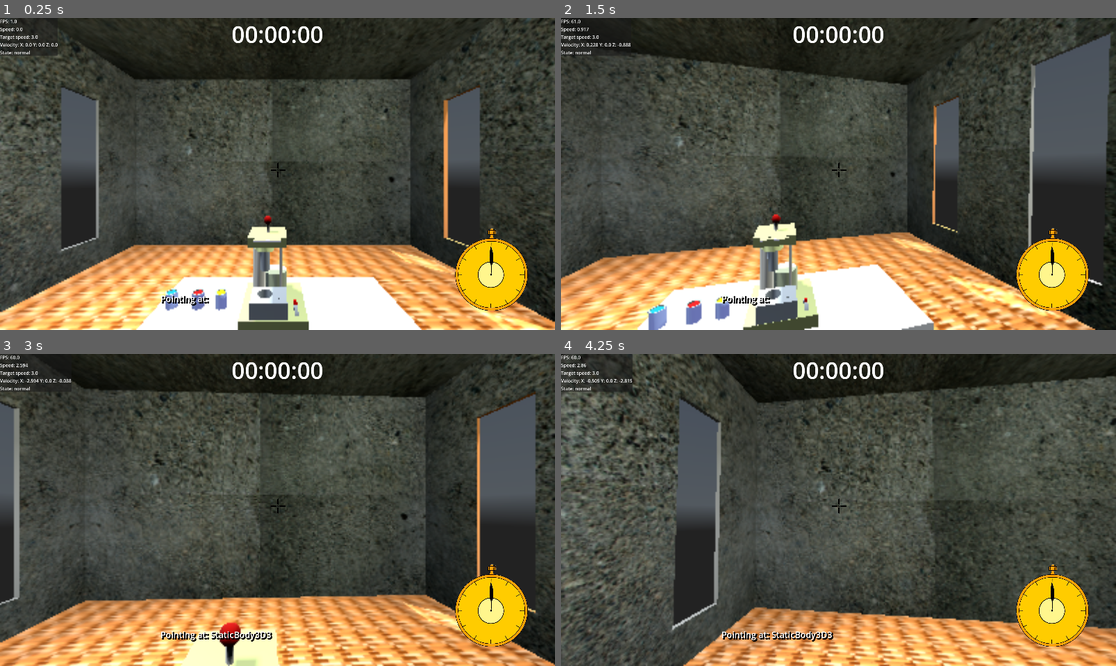
Above: before the commit, frames 1-4 (two rows, left to right).
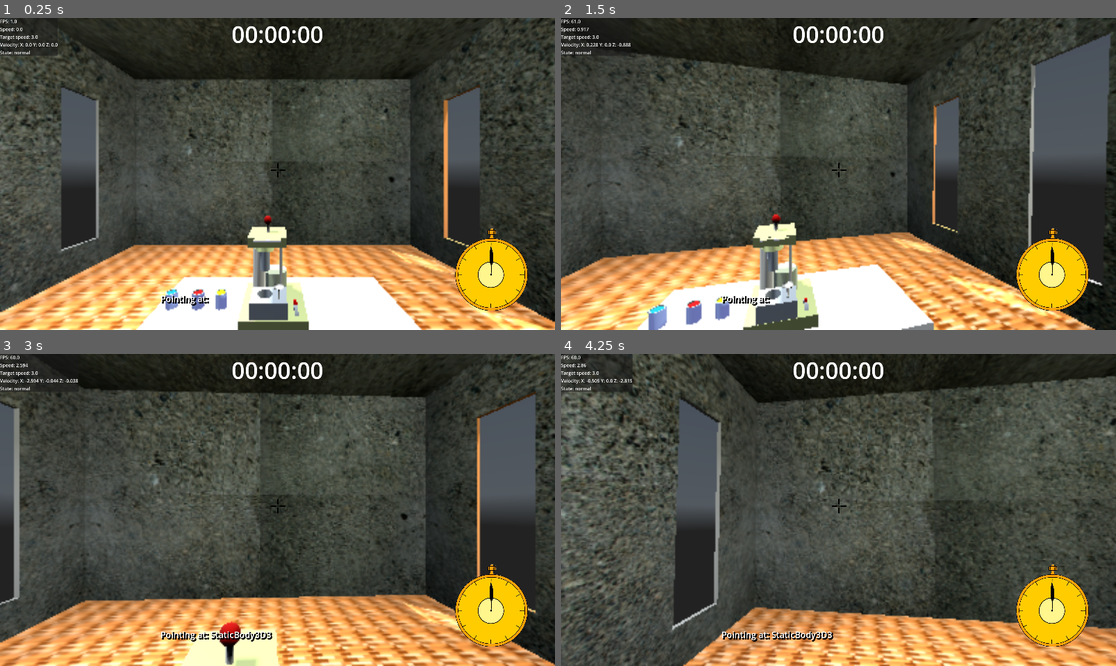
Above: after the commit, the same moments.

Repository: meyerAurelius/grant-proposal
Game: Godot game, scene res://main.tscn
Same seed, same stepped clock (60 frames per second), same inputs: the game is played once before the commit and once after it. A sky picture missing from this copy of the repository is replaced by a grey-blue gradient.
Inputs (mouse positions are in pixels of both pictures, inside the frame that each line leads up to):
- Up to frame 1 (0.25 s): no input
- Up to frame 2 (1.5 s): tap Enter (ui_accept) at 0.5, 0.77 s; move the mouse to (832, 180) at 0.52 s; hold W (key_up) from 0.53 s (still down); tap Shift (crouch) at 0.6 s; click (832, 180) at 0.67 s; move the mouse to (877, 177) at 1.27 s; click (877, 177) at 1.35 s
- Up to frame 3 (3 s): tap Enter (ui_accept) at 1.52 s; move the mouse to (233, 506) at 2.02 s; tap Q (look_left) at 2.1 s; click (233, 506) at 2.17 s; move the mouse to (283, 510) at 2.77 s; release W (key_up) at 2.78 s; hold A (key_left) from 2.78 s (still down); tap E (look_right) at 2.85 s; click (283, 510) at 2.92 s
- Up to frame 4 (4.25 s): tap Enter (ui_accept) at 3.02, 3.77 s; move the mouse to (816, 503) at 3.52 s; release A (key_left) at 3.53 s; hold W (key_up) from 3.53 s (still down); tap Ctrl (sprint) at 3.6 s; click (816, 503) at 3.67 s

The runs differ from the first frame. In frame 1, less than 0.1% of the frame differs, in the area x 49-52%, y 85-91%; in frame 2, less than 0.1%; in frame 3, less than 0.1%, in the area x 8-98%, y 8-100%; in frame 4, less than 0.1%.

Commit message:
I made a thermometer, it doesn't work in terms of animation quite yet but I will figuere out the math later

Diff:
--- a/virtual-lab/Textures/player/player.gd
+++ b/virtual-lab/Textures/player/player.gd
@@ -527,6 +527,19 @@
 					tween.parallel().tween_property($Head/Camera, "global_position", Vector3(0.02,2.891,0.718), 1)
 					tween.parallel().tween_property($Head/Camera, "global_rotation", Vector3(0,0,0), 0.75)
 
+				if(collider.name == "Thermometer"):
+					Input.mouse_mode = Input.MOUSE_MODE_VISIBLE
+
+					# $'../CanvasLayer/PullStick'.visible = true
+					tween = create_tween()
+					enter_stop_state()
+					camera_posOG = $Head/Camera.global_position
+					print(camera_posOG)
+					camera_rotOG = $Head/Camera.global_rotation
+					tween = create_tween()
+					tween.parallel().tween_property($Head/Camera, "global_position", Vector3(0.198,2.237,0.5), 1)
+					tween.parallel().tween_property($Head/Camera, "global_rotation", Vector3(deg_to_rad(-90),0,0), 0.75)
+
 				if(collider.name == "BentoniteSlurry"):
 					Input.mouse_mode = Input.MOUSE_MODE_VISIBLE
 					selectedFluid = 1
--- a/virtual-lab/main.tscn
+++ b/virtual-lab/main.tscn
@@ -20,6 +20,8 @@
 [ext_resource type="PackedScene" uid="uid://dex1r8ty853ba" path="res://control_menu/fluid_selection_menu.tscn" id="12_w48qg"]
 [ext_resource type="Material" uid="uid://dbk27qk2i82pt" path="res://Textures/Materials/Ketchput.tres" id="13_ycdy4"]
 [ext_resource type="Script" uid="uid://bpjjybxkjbylt" path="res://FluidSampleAnimation.gd" id="14_vivmo"]
+[ext_resource type="Texture2D" uid="uid://2pbpn8siiqhd" path="res://Textures/Thermometer/Thermomter face right size.png" id="21_ryguw"]
+[ext_resource type="Texture2D" uid="uid://dy15wmrai1vph" path="res://Textures/Thermometer/Thermometer hand.png" id="22_d13ii"]
 
 [sub_resource type="StandardMaterial3D" id="StandardMaterial3D_ig7tw"]
 albedo_color = Color(0.874737, 0.874737, 0.874737, 1)
@@ -304,6 +306,36 @@
 "vertex_data": PackedByteArray("wJFNvM3tub0AAAAAdX6Qvc3tub2gdxq9UF6Xvc3tub2gy/q8wJFNvM3tub0AAAAAUF6Xvc3tub2gy/q8/cicvc3 …(15275 unchanged characters)…
 }]
 
+[sub_resource type="CylinderMesh" id="CylinderMesh_1u8w0"]
+material = ExtResource("2_0xm2m")
+top_radius = 0.015
+bottom_radius = 0.001
+height = 0.3
+radial_segments = 128
+
+[sub_resource type="StandardMaterial3D" id="StandardMaterial3D_0odxb"]
+albedo_color = Color(0.03529412, 0.03529412, 0.03529412, 1)
+albedo_texture_force_srgb = true
+
+[sub_resource type="StandardMaterial3D" id="StandardMaterial3D_lswn8"]
+transparency = 1
+albedo_texture = ExtResource("21_ryguw")
+
+[sub_resource type="QuadMesh" id="QuadMesh_a6jrf"]
+material = SubResource("StandardMaterial3D_lswn8")
+size = Vector2(0.155, 0.155)
+
+[sub_resource type="StandardMaterial3D" id="StandardMaterial3D_xuqvo"]
+transparency = 1
+albedo_texture = ExtResource("22_d13ii")
+
+[sub_resource type="QuadMesh" id="QuadMesh_qsp4k"]
+material = SubResource("StandardMaterial3D_xuqvo")
+size = Vector2(0.3, 0.3)
+
+[sub_resource type="BoxShape3D" id="BoxShape3D_ryguw"]
+size = Vector3(0.15, 0.25, 0.15)
+
 [node name="Node3D" type="Node3D"]
 
 [node name="Table" type="StaticBody3D" parent="."]
@@ -681,3 +713,31 @@
 height = 0.2
 sides = 64
 material = SubResource("StandardMaterial3D_vivmo")
+
+[node name="Camera3D" type="Camera3D" parent="."]
+transform = Transform3D(1, 0, 0, 0, -4.371139e-08, 1, 0, -1, -4.371139e-08, 0.19803047, 2.2365565, 0.50042593)
+
+[node name="Thermometer" type="MeshInstance3D" parent="."]
+transform = Transform3D(1, 0, 0, 0, 1, 0, 0, 0, 1, 0.19803047, 1.8965566, 0.50042593)
+mesh = SubResource("CylinderMesh_1u8w0")
+
+[node name="CSGCylinder3D" type="CSGCylinder3D" parent="Thermometer"]
+transform = Transform3D(1, 0, 0, 0, 1, 0, 0, 0, 1, 0, 0.15914416, 0)
+radius = 0.075
+height = 0.015
+sides = 64
+material = SubResource("StandardMaterial3D_0odxb")
+
+[node name="MeshInstance3D" type="MeshInstance3D" parent="Thermometer"]
+transform = Transform3D(1, 0, 0, 0, -4.371139e-08, 1, 0, -1, -4.371139e-08, 0.0002156496, 0.16692185, 0.0025877953)
+mesh = SubResource("QuadMesh_a6jrf")
+
+[node name="ThermometerHead" type="MeshInstance3D" parent="Thermometer"]
+transform = Transform3D(1, 0, 0, 0, -4.371139e-08, 10, 0, -1, -4.371139e-07, 0, 0.16964436, 0)
+mesh = SubResource("QuadMesh_qsp4k")
+
+[node name="Thermometer" type="StaticBody3D" parent="Thermometer"]
+
+[node name="CollisionShape3D" type="CollisionShape3D" parent="Thermometer/Thermometer"]
+transform = Transform3D(1, 0, 0, 0, 1, 0, 0, 0, 1, 0, 0.10321951, 0)
+shape = SubResource("BoxShape3D_ryguw")
Not shown: 1 places in virtual-lab/Textures/Materials/handle_red.tres that only renumber resources
Not shown: 1 places in virtual-lab/Textures/Materials/machine_base.tres that only renumber resources
Not shown: 1 places in virtual-lab/Textures/Materials/motor_material.tres that only renumber resources
Not shown: 1 places in virtual-lab/Textures/Materials/viscometer.tres that only renumber resources
Binary file added: virtual-lab/Textures/Thermometer/Thermometer face not plain.png
Not shown, added: virtual-lab/Textures/Thermometer/Thermometer face not plain.png.import
Binary file added: virtual-lab/Textures/Thermometer/Thermometer face plain.png
Not shown, added: virtual-lab/Textures/Thermometer/Thermometer face plain.png.import
Binary file added: virtual-lab/Textures/Thermometer/Thermometer hand.png
Not shown, added: virtual-lab/Textures/Thermometer/Thermometer hand.png.import
Binary file added: virtual-lab/Textures/Thermometer/Thermomter face right size.png
Not shown, added: virtual-lab/Textures/Thermometer/Thermomter face right size.png.import
(and 1 more such lines)
